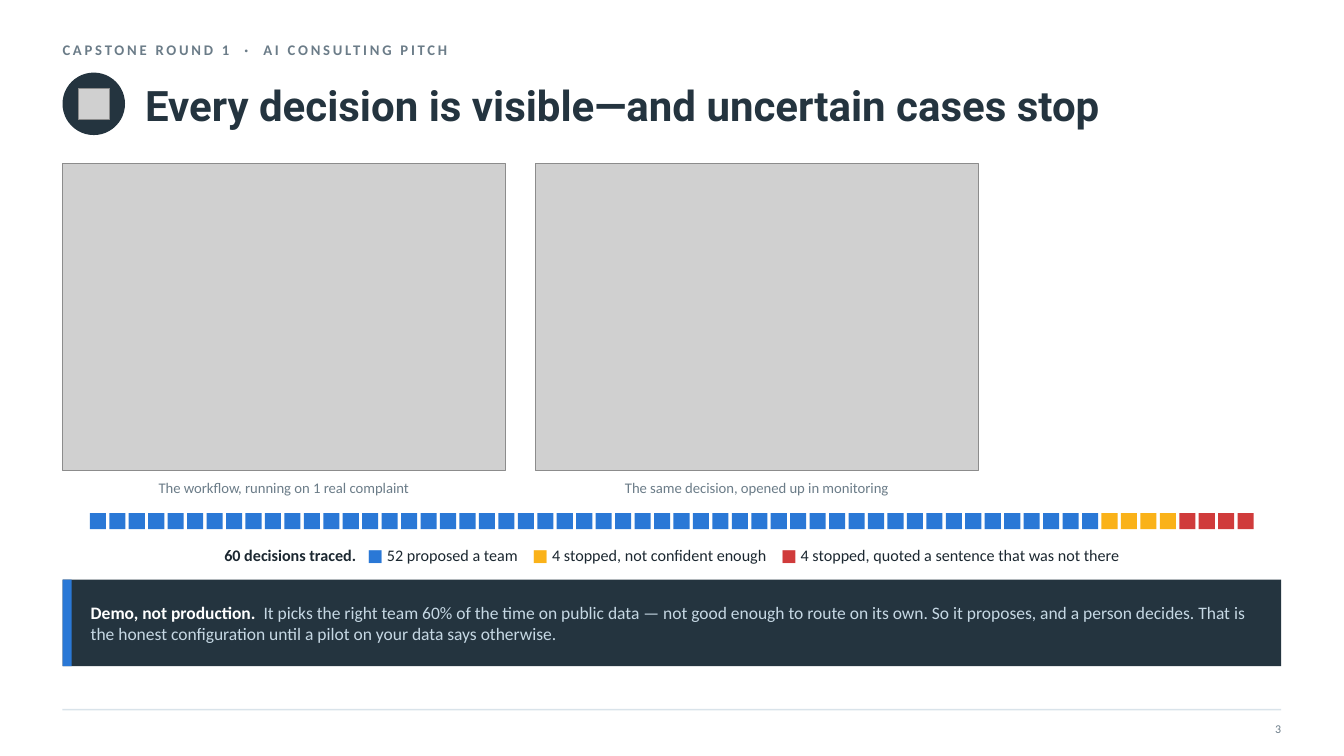
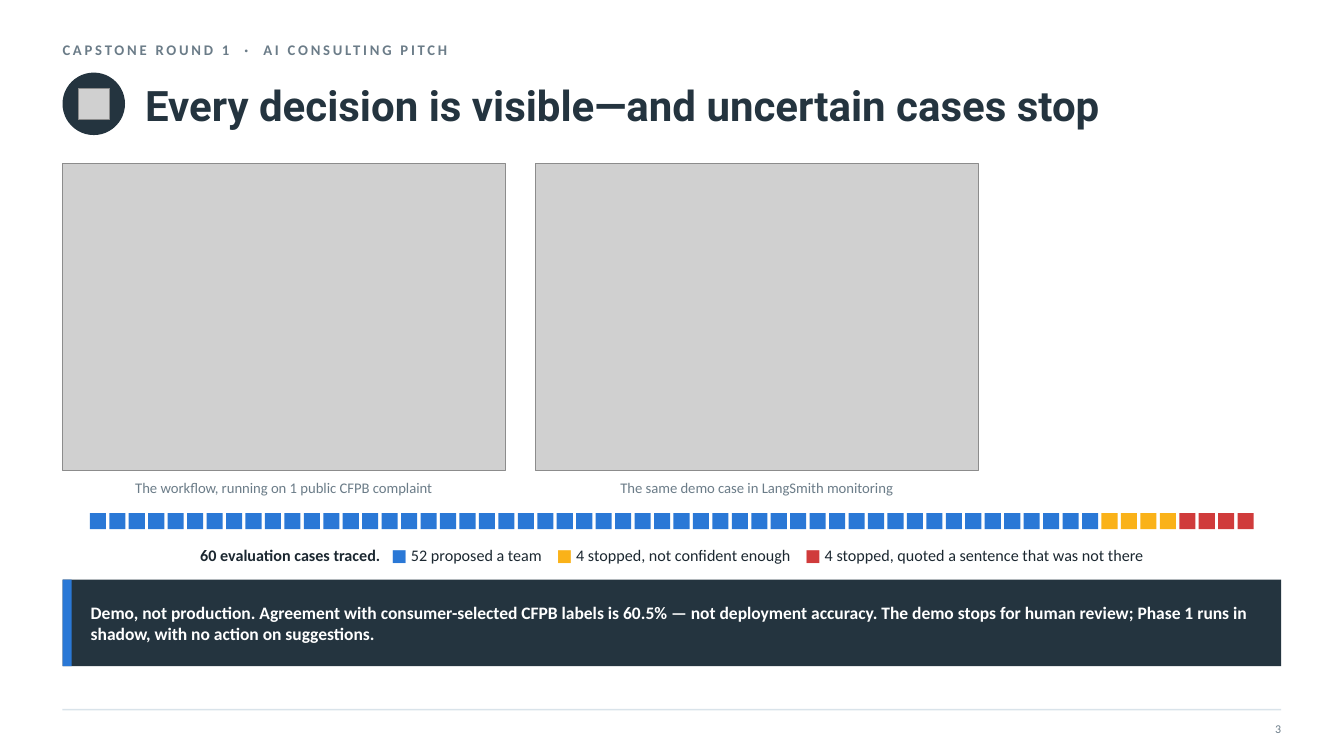
Before and after one commit to nyelugo/PROJECT-Capstone-AI-Consulting, a slide deck: slide 4 of presentation/round1_pitch.pptx. Drawn at 1344x756 pixels with LibreOffice and Linux fonts; fonts in the diff are those of the drawing; grey boxes stand for pictures. Boxes give left, top, right and bottom in pixels: in the first picture for what was removed or moved away, otherwise in the second. Text is boxed around its words. In the diff, an @@ line names an element or a change of style, - is before the commit and + after.

```diff
--- a/presentation/round1_pitch.pptx
+++ b/presentation/round1_pitch.pptx
@@ text at (x1=135, y1=483, x2=432, y2=496): text changed @@
-The workflow, running on 1 real complaint
+The workflow, running on 1 public CFPB complaint
@@ text at (x1=620, y1=483, x2=893, y2=496): text changed @@
-The same decision, opened up in monitoring
+The same demo case in LangSmith monitoring
@@ text at (x1=200, y1=549, x2=1143, y2=564): text changed @@
-60 decisions traced. ■ 52 proposed a team ■ 4 stopped, not confident enough ■ 4 stopped, quoted a sentence that was not there
+60 evaluation cases traced. ■ 52 proposed a team ■ 4 stopped, not confident enough ■ 4 stopped, quoted a sentence that was not there
@@ text at (x1=91, y1=606, x2=1247, y2=643): text changed; text colour #C6D8E4 to #FFFFFF; bold on @@
-Demo, not production. It picks the right team 60% of the time on public data — not good enough to route on its own. So it proposes, and a person decides. That is the honest configuration until a pilot on your data says otherwise.
+Demo, not production. Agreement with consumer-selected CFPB labels is 60.5% — not deployment accuracy. The demo stops for human review; Phase 1 runs in shadow, with no action on suggestions.
```
Also in this commit, not shown: 12 other slides changed, 1 slide added, 5 other files.
